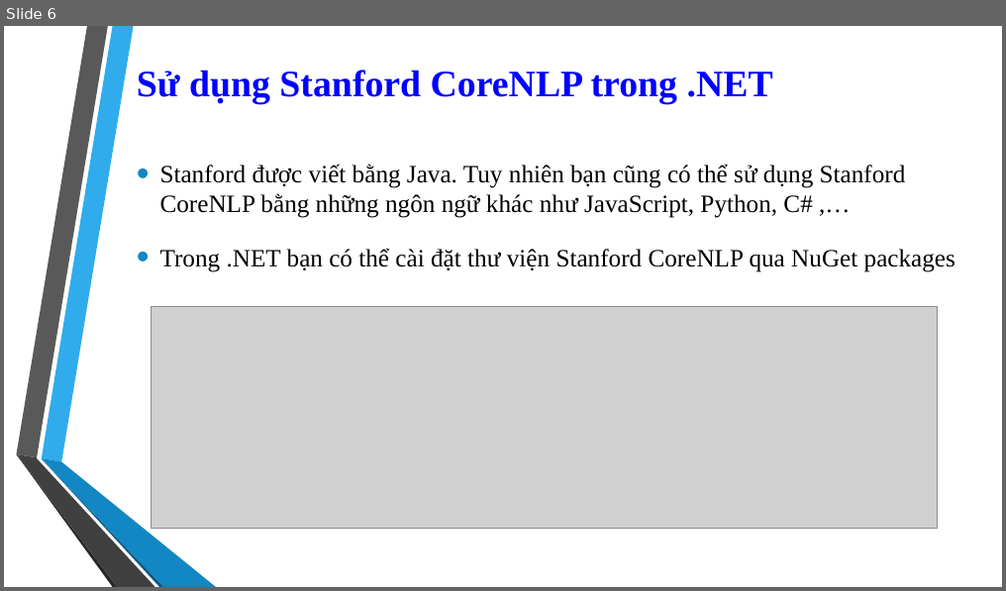
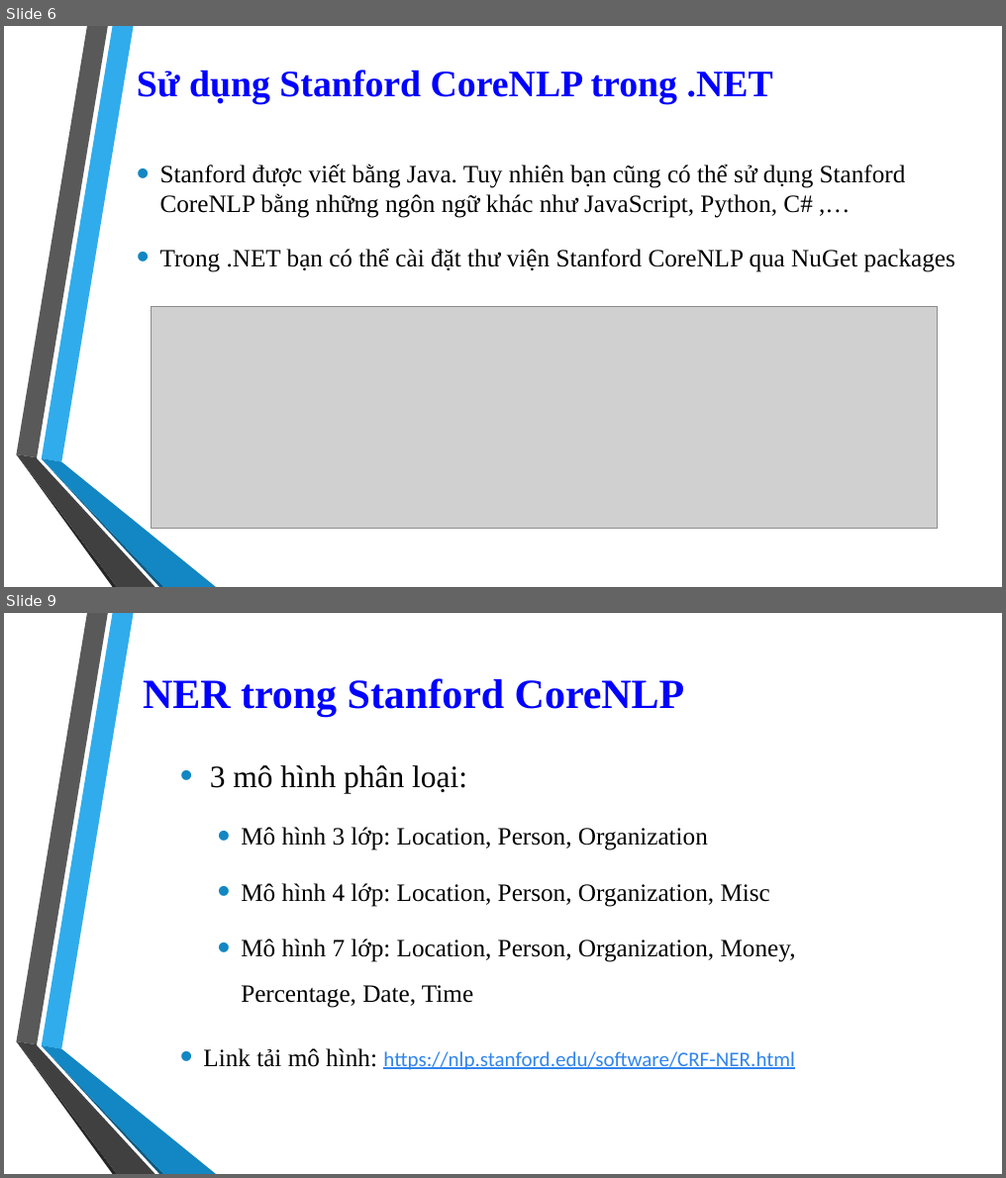
Before and after one commit to 1412520/TextMining, a slide deck: Seminar/Stanford_CoreNLP.pptx. Shown one above the other, each under a label of ours: slide 6 before the commit, slides 6 and 9 after it; the slides between them are not shown. The pictures are 1006x591 and 1006x1178 pixels, drawn with LibreOffice and Linux fonts; fonts in the diff are those of the drawing; grey boxes stand for pictures; background and template pictures are left out. Boxes give left, top, right and bottom in pixels: in the first picture for what was removed or moved away, otherwise in the second. Text is boxed around its words. In the diff, an @@ line names an element or a change of style, - is before the commit and + after.

```diff
--- a/Seminar/Stanford_CoreNLP.pptx
+++ b/Seminar/Stanford_CoreNLP.pptx
@@ slide 9 added at (x1=4, y1=613, x2=1002, y2=1174), background picture (left out); not listed: 6 template elements that a slide beside it also shows @@
@@ title added at (x1=143, y1=678, x2=685, y2=717), 40 pt, text #0000FF, bold @@
+NER trong Stanford CoreNLP
@@ text added at (x1=210, y1=765, x2=796, y2=1008), 24 pt, text #000000 @@
+  • 3 mô hình phân loại:
+    • Mô hình 3 lớp: Location, Person, Organization
+    • Mô hình 4 lớp: Location, Person, Organization, Misc
+    • Mô hình 7 lớp: Location, Person, Organization, Money, Percentage, Date, Time
@@ text added at (x1=203, y1=1049, x2=795, y2=1070), 20 pt, text #3085ED, underline @@
+  • Link tải mô hình: https://nlp.stanford.edu/software/CRF-NER.html
```
Also in this commit, not shown: 2 slides changed, 4 other slides added, 1 other file.
